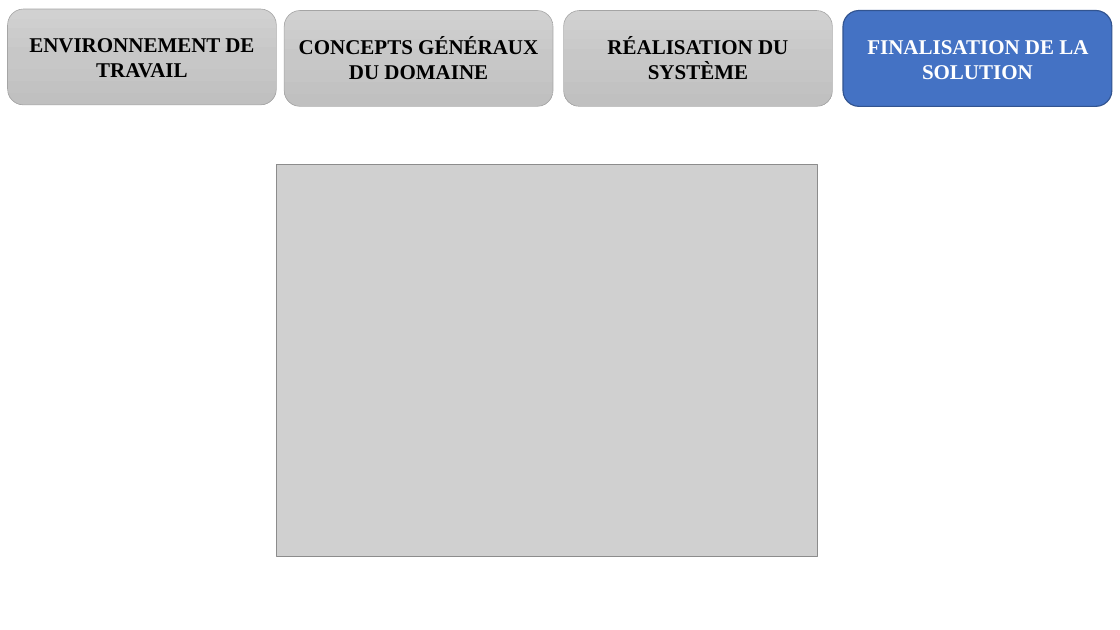
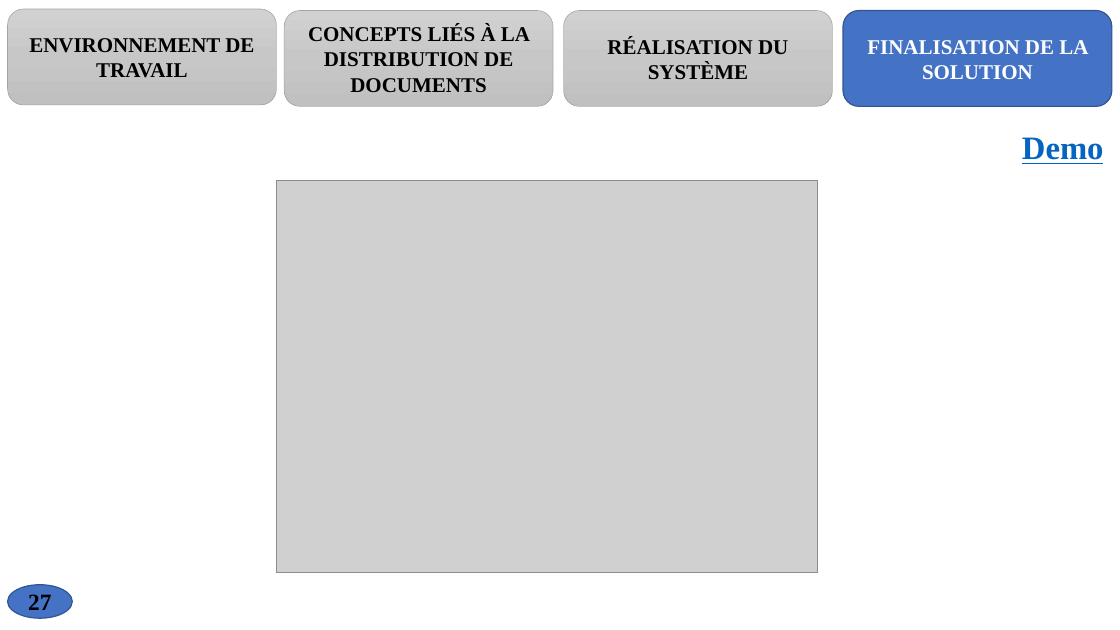
Before and after one commit to melaken/distdocs, a slide deck: slide 27 of Documents/theme/diapo.pptx (slide 25 before the commit). Drawn at 1120x630 pixels with LibreOffice and Linux fonts; fonts in the diff are those of the drawing; grey boxes stand for pictures. Boxes give left, top, right and bottom in pixels: in the first picture for what was removed or moved away, otherwise in the second. Text is boxed around its words. In the diff, an @@ line names an element or a change of style, - is before the commit and + after.

```diff
--- a/Documents/theme/diapo.pptx
+++ b/Documents/theme/diapo.pptx
@@ text in rounded rectangle at [308,25,530,92]: text changed @@
-CONCEPTS GÉNÉRAUX DU DOMAINE
+CONCEPTS LIÉS À LA DISTRIBUTION DE DOCUMENTS
@@ text added at [1022,137,1104,164], 28 pt, text #0563C1, bold, underline @@
+Demo
@@ picture: place and size @@
-picture at [276,165,818,556]
+picture at [276,181,818,572]
@@ page number added at [8,585,72,618], fill #4472C4, outline #325491 1 pt, 20 pt, text #000000, bold @@
+27
```
Also in this commit, not shown: 28 other slides changed, 2 slides added, 26 other files.
